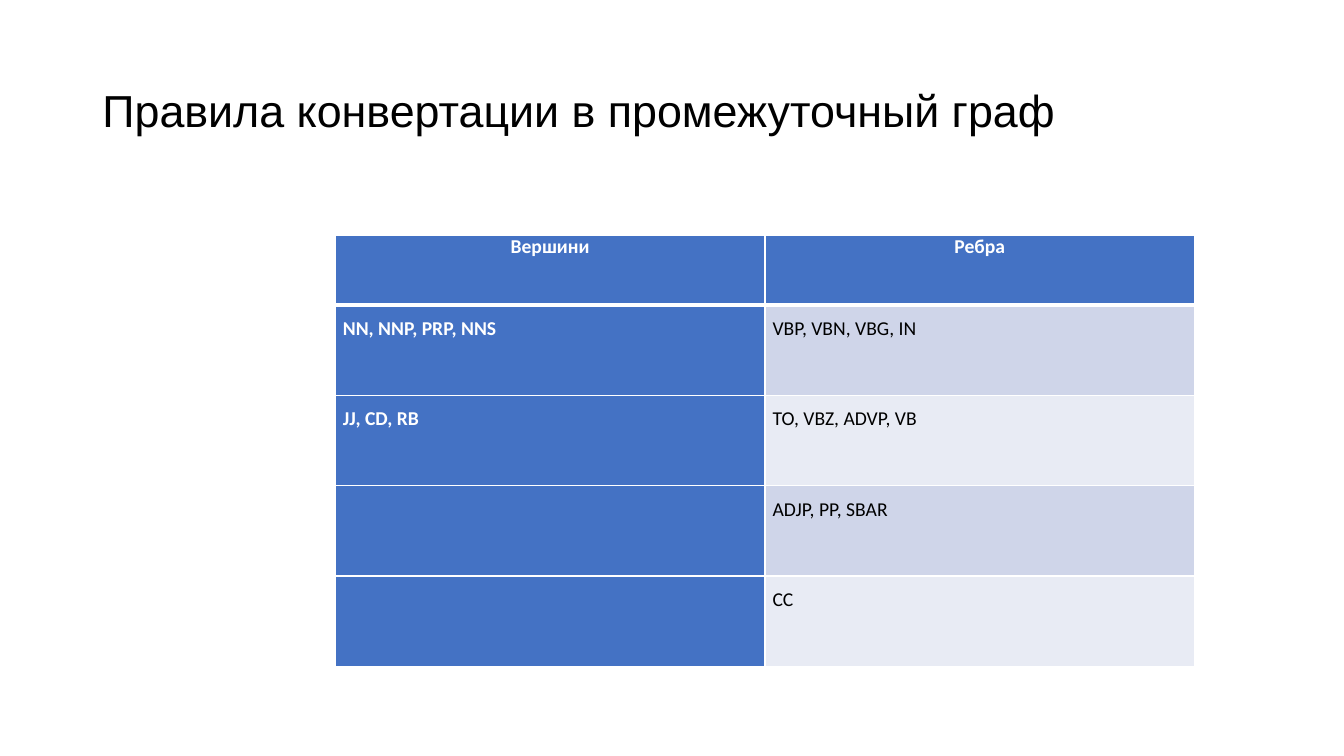
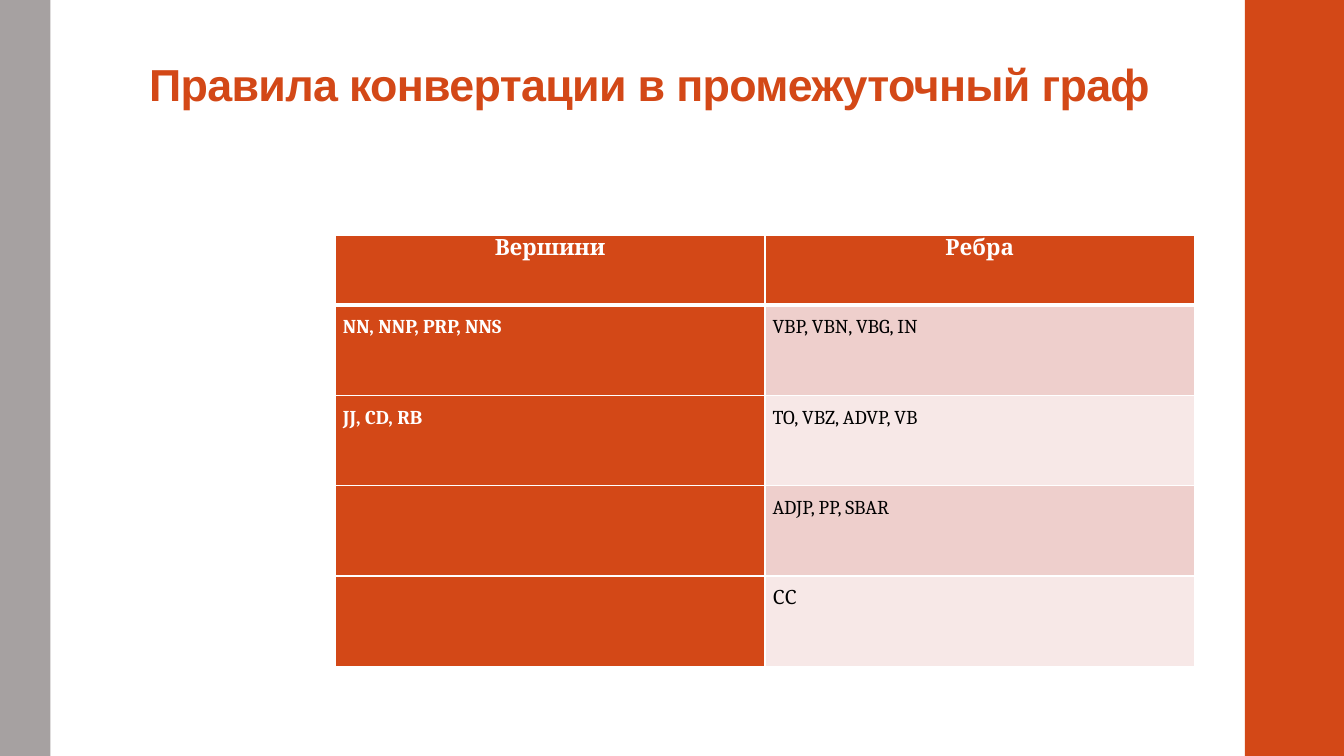
Before and after one commit to alexnodejs/onto-diploma, a slide deck: slide 9 of presentation/Moiseyenko_presentation.pptx. Drawn at 1344x756 pixels with LibreOffice and Linux fonts; fonts in the diff are those of the drawing. Boxes give left, top, right and bottom in pixels: in the first picture for what was removed or moved away, otherwise in the second. Text is boxed around its words. In the diff, an @@ line names an element or a change of style, - is before the commit and + after.

```diff
--- a/presentation/Moiseyenko_presentation.pptx
+++ b/presentation/Moiseyenko_presentation.pptx
@@ rectangle added at <box>0,0,50,756</box>, fill #A6A1A1 @@
@@ rectangle added at <box>1245,0,1344,756</box>, fill #D34817 @@
@@ title "Правила конвертации в промежуточный граф": place and size @@
-title "Правила конвертации в промежуточный граф" at <box>102,93,1055,136</box>
+title "Правила конвертации в промежуточный граф" at <box>149,67,1150,110</box>
@@ title "Правила конвертации в промежуточный граф" at <box>149,67,1150,110</box>: text colour #000000 to #D34817, letter spacing 0 to -0.5 pt, bold on; vertical alignment middle to bottom @@
@@ table at <box>336,235,1195,666</box> @@
@@ fill #4472C4 to #D34817 in 6 cells @@
@@ fill #CFD5EA to #EFCFCC in 2 cells @@
@@ fill #E9EBF5 to #F7E9E8 in 2 cells @@
@@ size 14 to 16 pt in "Вершини", "Ребра" @@
@@ font Calibri to Cambria @@
```
Also in this commit, not shown: 19 other slides changed, 1 slide added, 1 slide removed.
